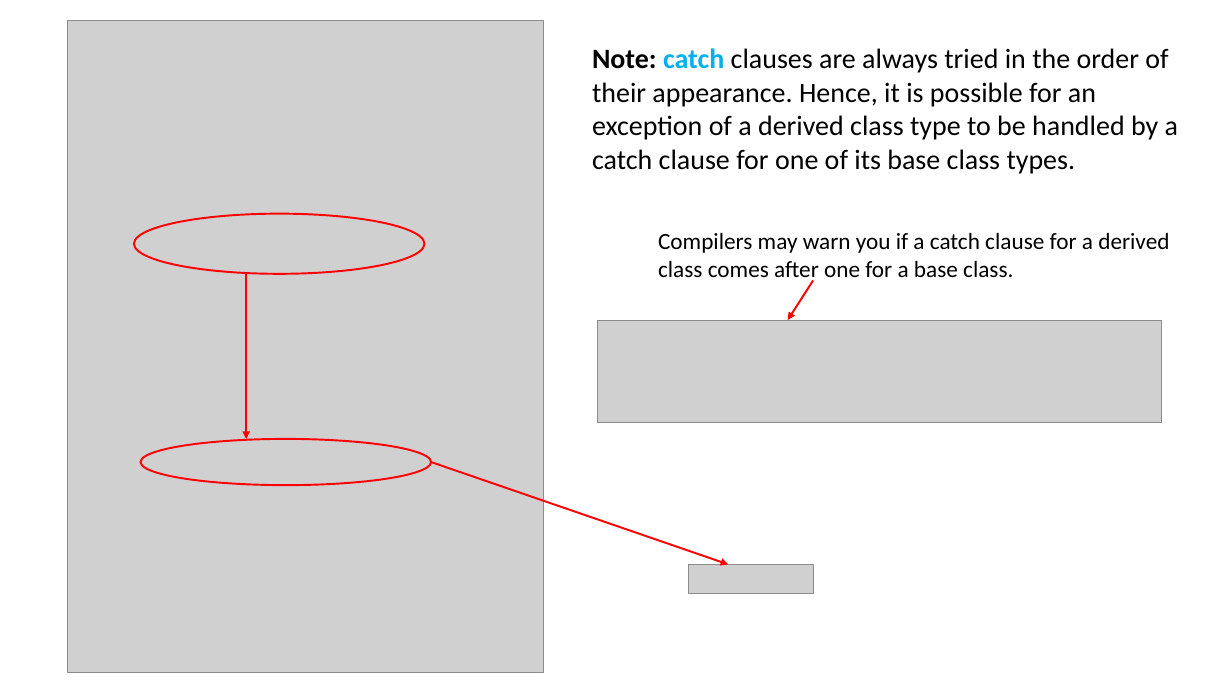
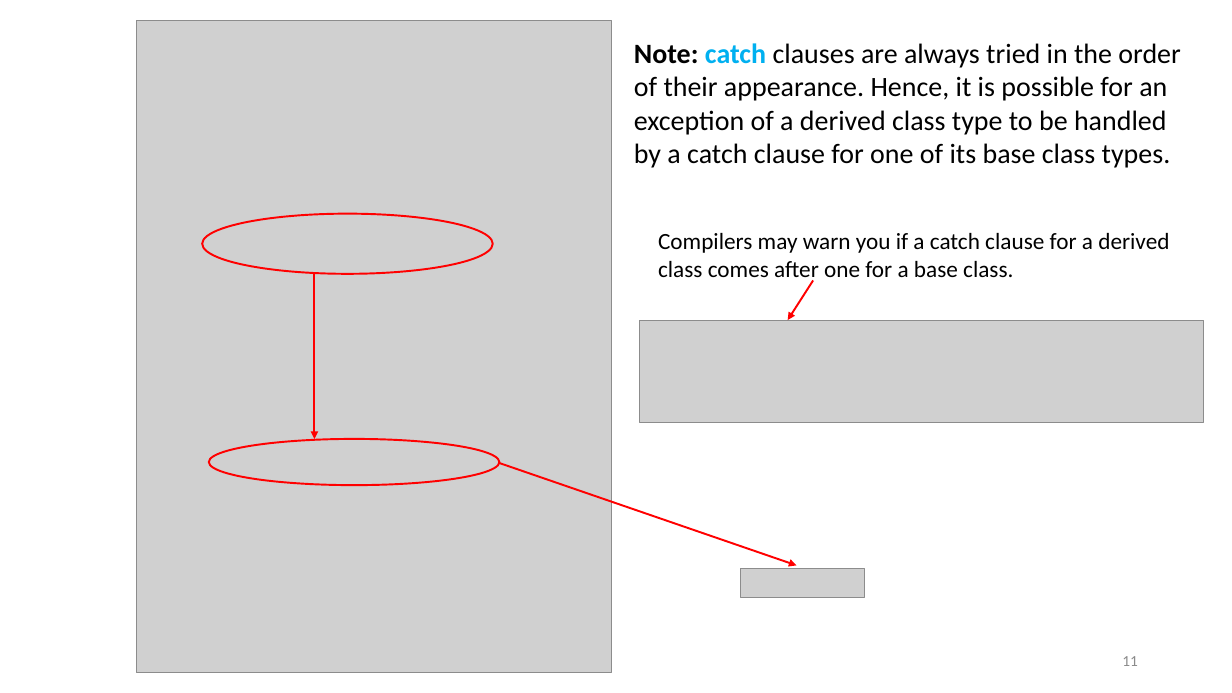
Before and after one commit to ShiqiYu/CPP, a slide deck: slide 11 of week14/Lab14.pptx. Drawn at 1232x693 pixels with LibreOffice and Linux fonts; fonts in the diff are those of the drawing; grey boxes stand for pictures; background and template pictures are left out. Boxes give left, top, right and bottom in pixels: in the first picture for what was removed or moved away, otherwise in the second. Text is boxed around its words. In the diff, an @@ line names an element or a change of style, - is before the commit and + after.

```diff
--- a/week14/Lab14.pptx
+++ b/week14/Lab14.pptx
@@ text "Note: catch clauses are always ..." rewrapped from (x1=592, y1=48, x2=1178, y2=174) to (x1=634, y1=43, x2=1180, y2=168) @@
@@ 2 ellipses, 1 picture, 1 arrow moved together from (x1=67, y1=20, x2=543, y2=673) to (x1=136, y1=20, x2=611, y2=673) @@
@@ picture moved from (x1=598, y1=320, x2=1163, y2=422) to (x1=640, y1=320, x2=1204, y2=422) @@
@@ arrow moved from (432, 462) - (728, 565) to (499, 463) - (797, 566) @@
@@ picture moved from (x1=689, y1=565, x2=813, y2=593) to (x1=740, y1=568, x2=864, y2=597) @@
@@ page number added at (x1=1122, y1=656, x2=1138, y2=666), 12 pt, text #8C8C8C @@
+11
```
Also in this commit, not shown: 17 other slides changed, 3 slides added, 2 slides removed, 3 other files.
